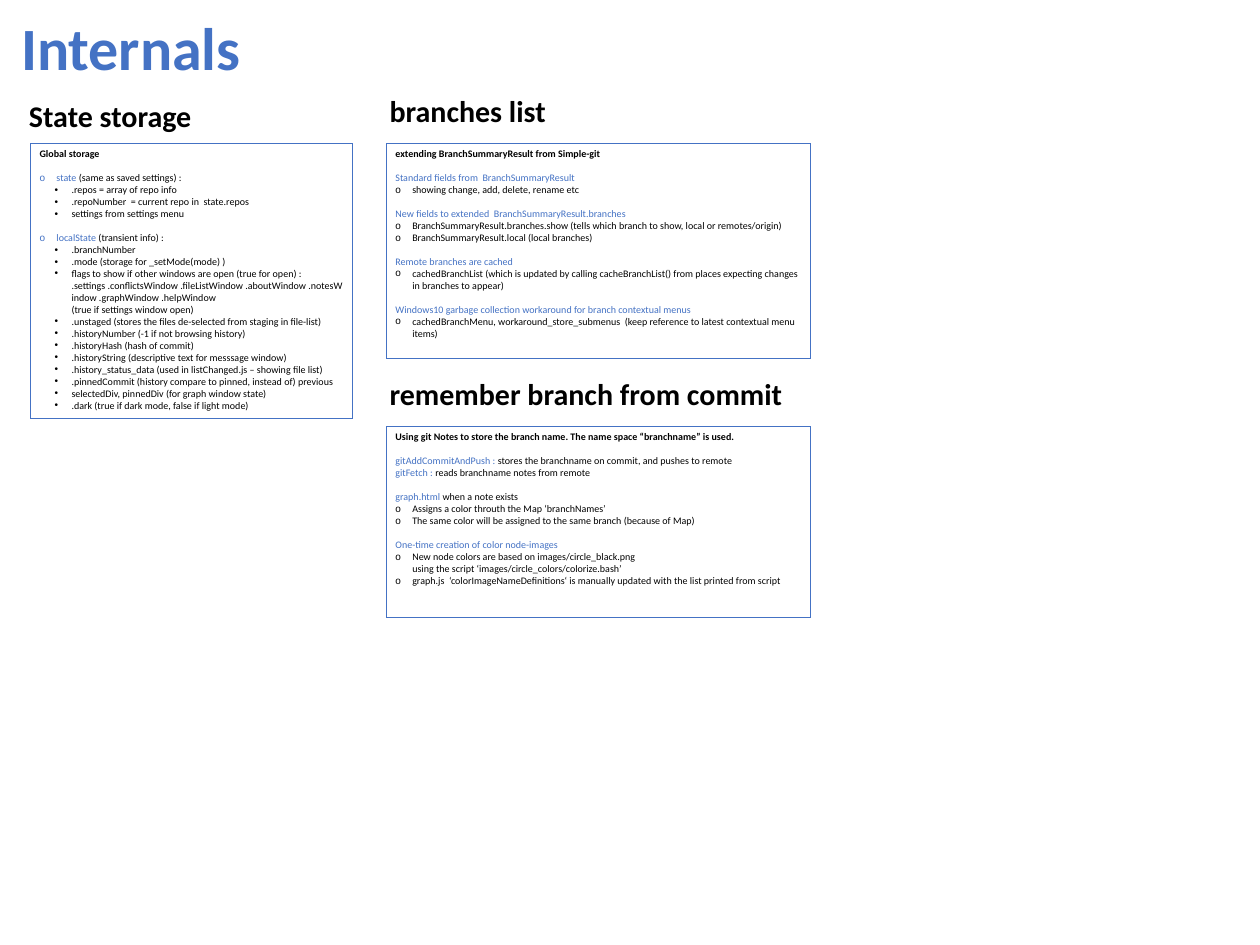
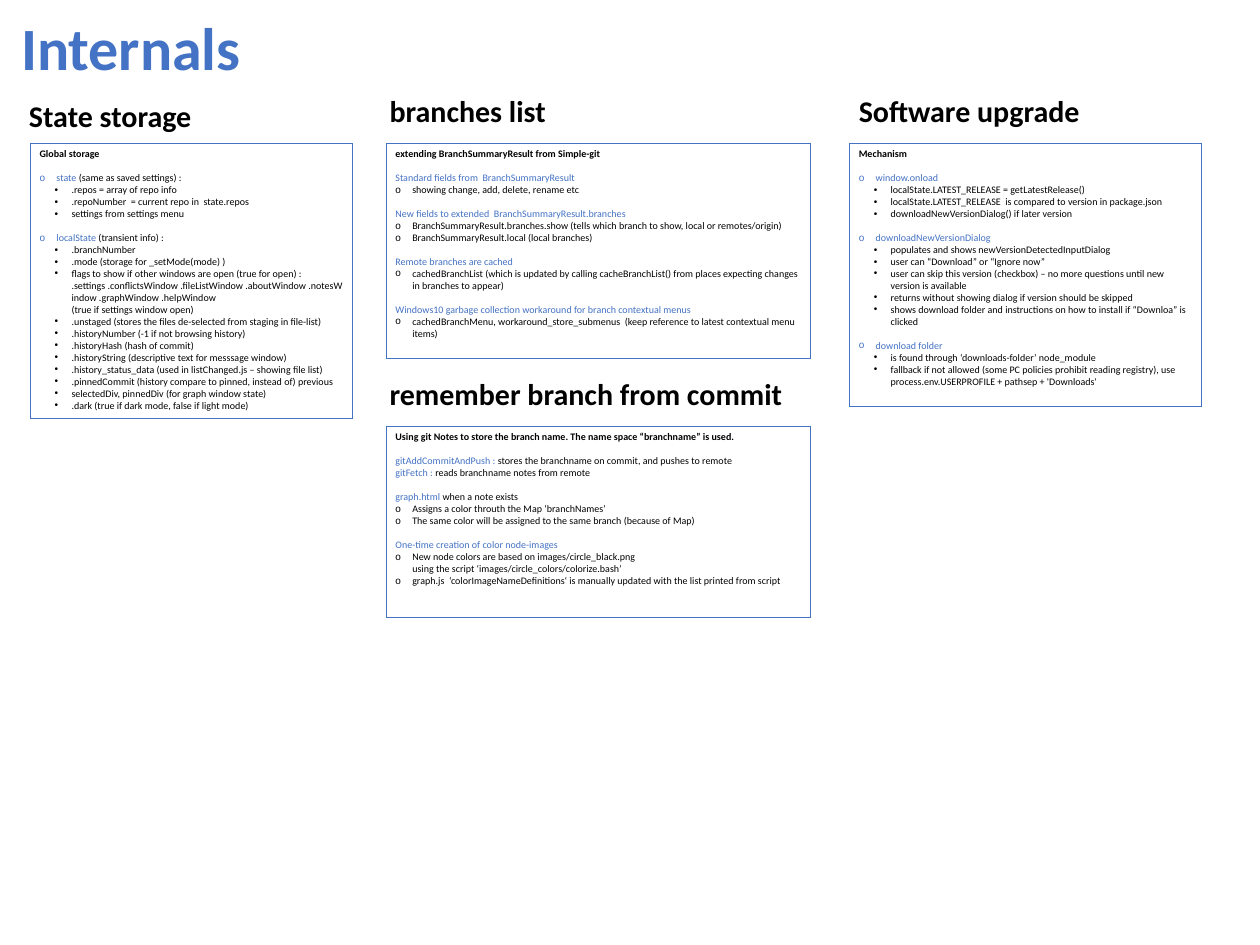
Before and after one commit to pragma-git/pragma-git, a slide deck: slide 3 of docs/Tech-overview.pptx. Drawn at 1260x945 pixels with LibreOffice and Linux fonts; fonts in the diff are those of the drawing. Boxes give left, top, right and bottom in pixels: in the first picture for what was removed or moved away, otherwise in the second. Text is boxed around its words. In the diff, an @@ line names an element or a change of style, - is before the commit and + after.

Commit message:
Document downloads mechanism

```diff
--- a/docs/Tech-overview.pptx
+++ b/docs/Tech-overview.pptx
@@ text added at box(859, 101, 1079, 127), 24 pt, text #000000, bold @@
+Software upgrade
@@ rectangle added at box(850, 143, 1202, 407), fill #FFFFFF, outline #4472C4 0.75 pt, 8 pt, text #000000 @@
+Mechanism
+o window.onload
+  • localState.LATEST_RELEASE = getLatestRelease()
+  • localState.LATEST_RELEASE is compared to version in package.json
+  • downloadNewVersionDialog() if later version
+o downloadNewVersionDialog
+  • populates and shows newVersionDetectedInputDialog
+  • user can “Download” or “Ignore now”
+  • user can skip this version (checkbox) – no more questions until new version is available
+  • returns without showing dialog if version should be skipped
+  • shows download folder and instructions on how to install if “Downloa” is clicked
+o download folder
+  • is found through ‘downloads-folder’ node_module
+  • fallback if not allowed (some PC policies prohibit reading registry), use
+    process.env.USERPROFILE + pathsep + 'Downloads'
```
